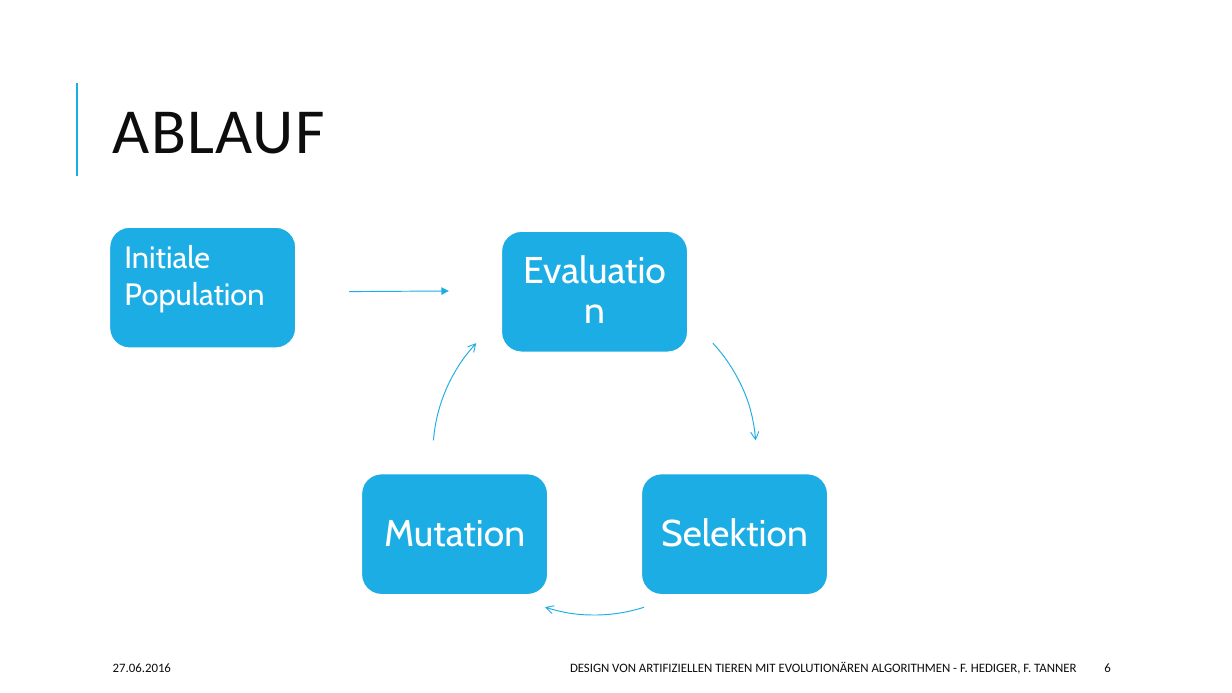
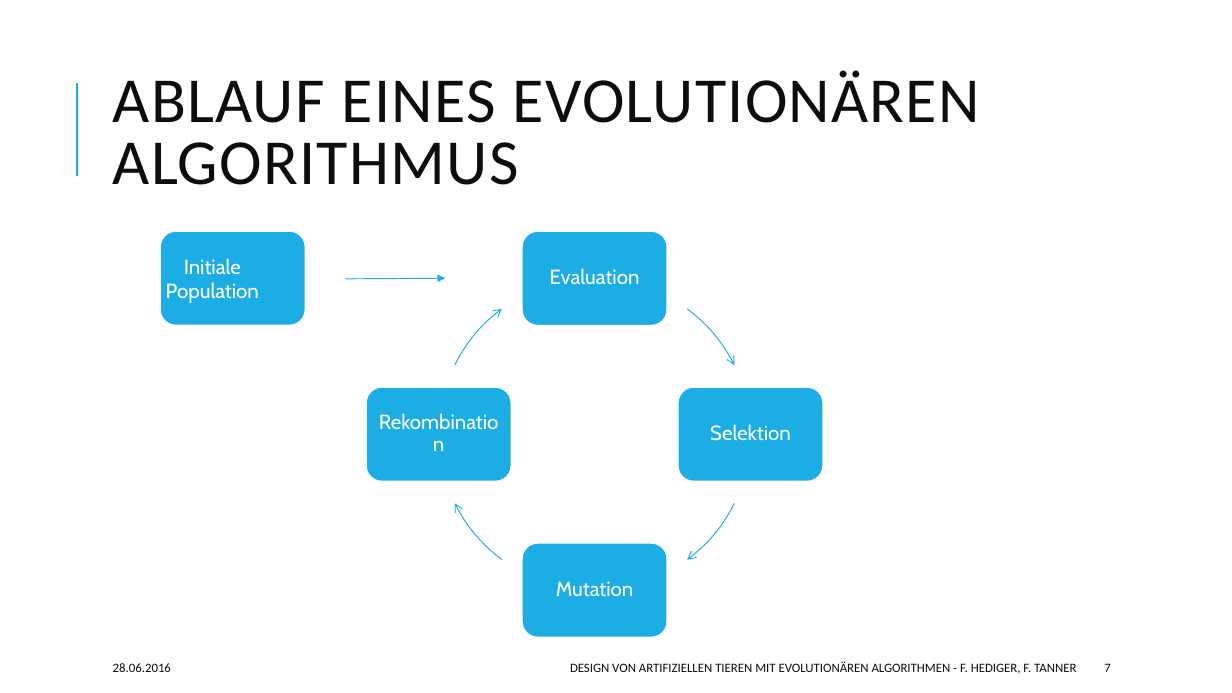
Before and after one commit to hedigerf/evolut, a slide deck: slide 7 of evolutdoc/presentation/presentation.pptx (slide 6 before the commit). Drawn at 1232x693 pixels with LibreOffice and Linux fonts; fonts in the diff are those of the drawing. Boxes give left, top, right and bottom in pixels: in the first picture for what was removed or moved away, otherwise in the second. Text is boxed around its words. In the diff, an @@ line names an element or a change of style, - is before the commit and + after.

```diff
--- a/evolutdoc/presentation/presentation.pptx
+++ b/evolutdoc/presentation/presentation.pptx
@@ title at bbox=[113, 70, 980, 185]: text changed @@
-ABLAUF
+ABLAUF EINES EVOLUTIONÄREN ALGORITHMUS
@@ text "Initiale": place and size @@
-text "Initiale" at bbox=[109, 227, 296, 348]
+text "Initiale" at bbox=[166, 258, 259, 303]
@@ text "Initiale" at bbox=[166, 258, 259, 303]: size 24 to 16 pt; alignment left to centre; vertical alignment top to middle; fill #1CADE4 to none; outline #FFFFFF 1.25 pt to none @@
@@ rounded rectangle added at bbox=[160, 231, 305, 325], fill #1CADE4, outline #FFFFFF 1.25 pt @@
@@ rounded rectangle: place and size @@
-rounded rectangle at bbox=[502, 231, 689, 352]
+rounded rectangle at bbox=[522, 231, 667, 325]
@@ text "Evaluation": place and size @@
-text "Evaluation" at bbox=[507, 238, 682, 347]
+text "Evaluation" at bbox=[550, 268, 640, 285]
@@ arrow moved from (349, 292) - (449, 291) to (346, 279) - (445, 278) @@
@@ freeform shape: place and size @@
-freeform shape at bbox=[433, 292, 757, 616]
+freeform shape at bbox=[439, 278, 750, 590]
@@ freeform shape: place and size @@
-freeform shape at bbox=[433, 292, 757, 616]
+freeform shape at bbox=[439, 278, 750, 590]
@@ freeform shape: place and size @@
-freeform shape at bbox=[433, 292, 757, 616]
+freeform shape at bbox=[439, 278, 750, 590]
@@ freeform shape added at bbox=[439, 278, 750, 590], outline #1CADE4 0.75 pt @@
@@ rounded rectangle: place and size @@
-rounded rectangle at bbox=[361, 474, 548, 595]
+rounded rectangle at bbox=[366, 387, 511, 482]
@@ rounded rectangle: place and size @@
-rounded rectangle at bbox=[641, 474, 828, 595]
+rounded rectangle at bbox=[678, 387, 823, 482]
@@ text added at bbox=[371, 392, 506, 477], 16 pt, text #FFFFFF @@
+Rekombination
@@ text "Selektion": place and size @@
-text "Selektion" at bbox=[661, 518, 808, 547]
+text "Selektion" at bbox=[710, 424, 791, 441]
@@ rounded rectangle added at bbox=[522, 543, 667, 638], fill #1CADE4, outline #FFFFFF 1.25 pt @@
@@ size 29 to 16 pt; less space between paragraphs in 3 elements at bbox=[550, 268, 640, 285], bbox=[710, 424, 791, 441], bbox=[556, 581, 634, 597] @@
@@ text "Mutation": place and size @@
-text "Mutation" at bbox=[384, 520, 525, 547]
+text "Mutation" at bbox=[556, 581, 634, 597]
@@ text at bbox=[113, 663, 171, 672]: text changed @@
-27.06.2016
+28.06.2016
@@ page number at bbox=[1104, 663, 1110, 672]: text changed @@
-6
+7
```
Also in this commit, not shown: 17 other slides changed.
